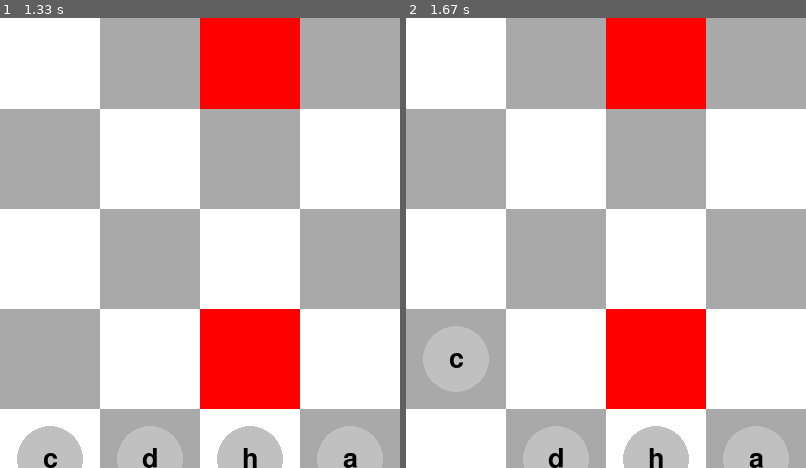
Above: before the commit, frames 1-2 (left to right).
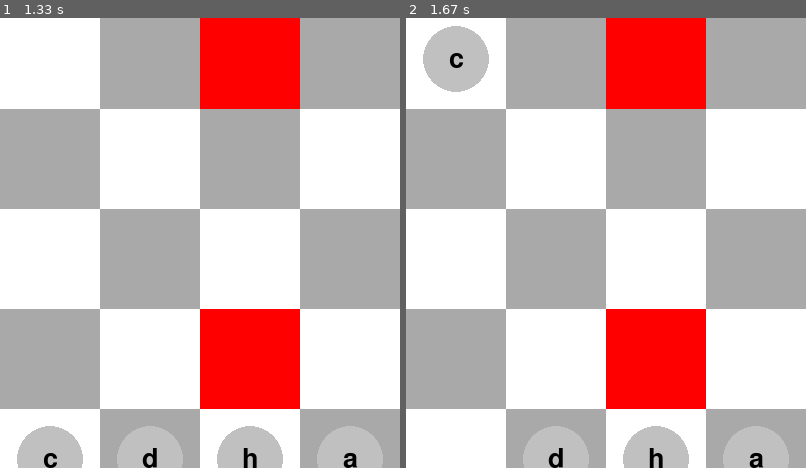
Above: after the commit, the same moments.

Repository: RamSterB/Arimaa
Game: pygame game, started from arimaa_GUI_pygame.py
Two runs of this game, one before a commit and one after it. Both use one fixed random seed, a clock stepped at 60 frames per second and the inputs below.
Inputs (mouse positions are % of the whole screen's width and height, from its top left):
- Up to frame 1 (1.33 s): click (50, 50) at 0.38 s; click (65, 15) at 0.72 s; press the mouse at (65, 15) at 1.03 s; move the mouse to (63, 31) at 1.13 s; release the mouse at (62, 47) at 1.27 s
- Up to frame 2 (1.67 s): press the mouse at (90, 92) at 1.37 s; move the mouse to (59, 87) at 1.47 s; release the mouse at (28, 82) at 1.6 s
The pictures show only the part of the screen within x 0-50%, y 23-73%; the shares and areas given below are measured in that part.

Frame 1 is identical in both runs. In frame 2, 1.9% of the frame differs, in the area x 4-21%, y 1-78%.

Commit message:
Implement AI to make up to 4 moves in a turn

Diff:
--- a/arimaa_game_logic.py
+++ b/arimaa_game_logic.py
@@ -77,13 +77,14 @@
 
     def make_best_move(self):
         """Realiza el mejor movimiento usando el algoritmo minimax."""
-        best_move = find_best_move(self.board)
-        if best_move:
-            start, end = best_move
-            self.move_piece(start, end)
-            print(f"IA realizó el movimiento de {start} a {end}")
-        else:
-            print("No hay movimientos disponibles para la IA.")
+        for _ in range(4 - self.steps_taken):
+            best_move = find_best_move(self.board)
+            if best_move:
+                start, end = best_move
+                self.move_piece(start, end)
+                print(f"IA realizó el movimiento de {start} a {end}")
+            else:
+                print("No hay movimientos disponibles para la IA.")
 
     def is_frozen(self, position):
         """Determina si una pieza en una posición está congelada."""
